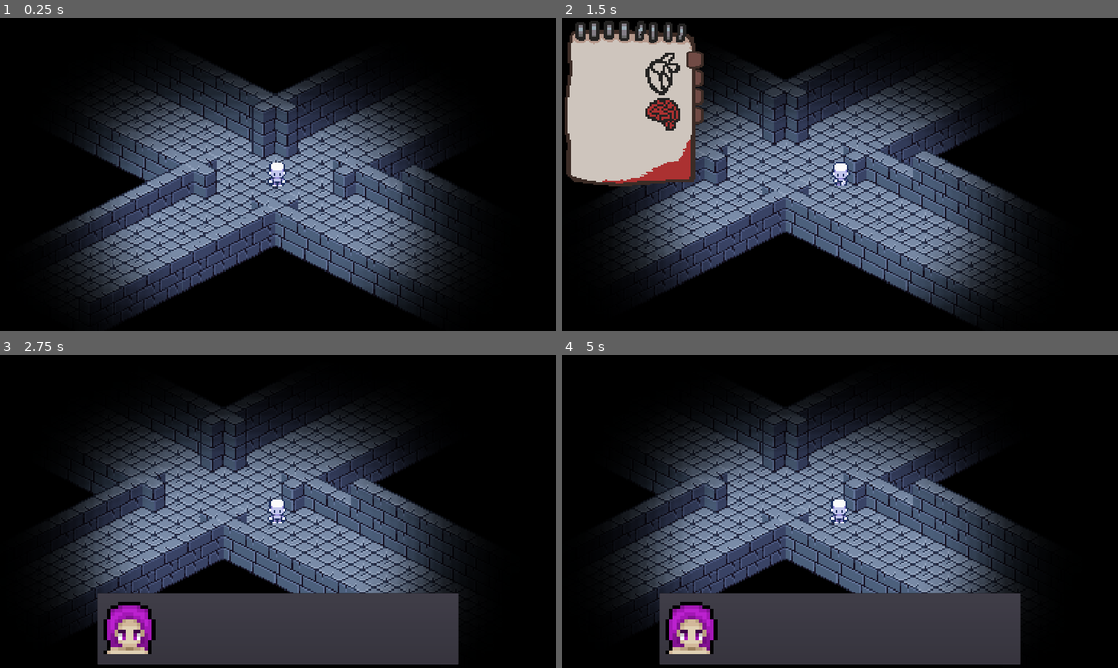
Above: before the commit, frames 1-4 (two rows, left to right).
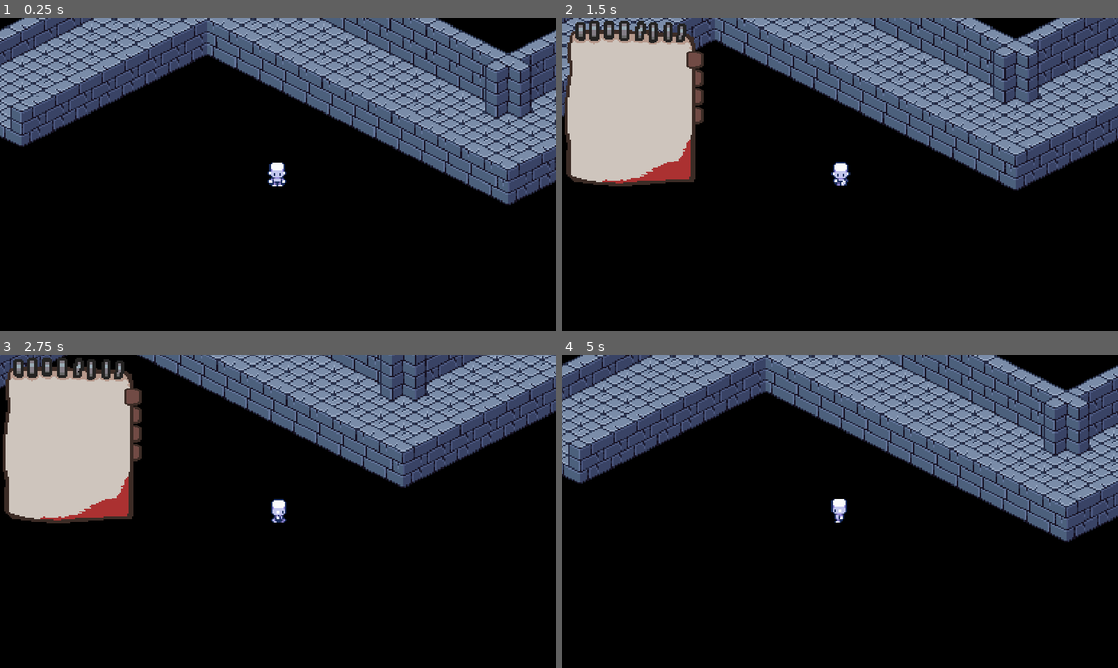
Above: after the commit, the same moments.

Repository: yeszvq/podval2_demo
Game: Godot game, scene res://scene/level/test_level.tscn
Two runs of this game, one before a commit and one after it. Both use one fixed random seed, a clock stepped at 60 frames per second and the inputs below.
Inputs (mouse positions are in pixels of both pictures, inside the frame that each line leads up to):
- Up to frame 1 (0.25 s): no input
- Up to frame 2 (1.5 s): tap Enter at 0.5 s; move the mouse to (962, 158) at 0.52 s; hold D (right) 0.53-1.28 s; click (962, 158) at 0.6 s; tap Tab (open_notebook) at 0.8, 1.35 s; move the mouse to (728, 190) at 1.27 s; hold S (down) from 1.28 s (still down); click (728, 190) at 1.42 s
- Up to frame 3 (2.75 s): tap T (test) at 1.55, 2.1 s; move the mouse to (333, 442) at 2.02 s; release S (down) at 2.03 s; hold D (right) from 2.03 s (still down); click (333, 442) at 2.17 s; tap E (action, bound only after the commit) at 2.3 s
- Up to frame 4 (5 s): move the mouse to (812, 574) at 2.77 s; release D (right) at 2.78 s; hold W (up) 2.78-3.53 s; tap E (action, bound only after the commit) at 2.85 s; click (812, 574) at 3.05 s; move the mouse to (1006, 558) at 3.52 s; hold A (left) from 3.53 s (still down); click (1006, 558) at 3.6 s; tap Tab (open_notebook) at 3.8, 4.35 s; move the mouse to (673, 464) at 4.27 s; click (673, 464) at 4.42 s; tap T (test) at 4.55 s

The runs differ from the first frame. In frame 1, 68% of the frame differs, in the area x 0-100%, y 0-97%; in frame 2, 57%; in frame 3, 73%; in frame 4, 77%, in the area x 0-100%, y 0-99%.

Commit message:
Добавление взаимодействия с предметами и диалоговой системы

Diff:
--- /dev/null
+++ b/assets/fonts/font_30.tres
@@ -0,0 +1,7 @@
+[gd_resource type="DynamicFont" load_steps=2 format=2]
+
+[ext_resource path="res://assets/fonts/PixCyrillic.ttf" type="DynamicFontData" id=1]
+
+[resource]
+size = 30
+font_data = ExtResource( 1 )
--- a/assets/json-data/items.json
+++ b/assets/json-data/items.json
@@ -10,7 +10,7 @@
         "stackable": false
     },
     "apple": {
-        "name": "Apple",
+        "name": "Яблоко",
         "icon": "apple.png",
         "stackable": true,
         "count": 1
--- a/assets/json-data/notes.json
+++ b/assets/json-data/notes.json
@@ -1,14 +1,14 @@
 {
     "note_1": {
-        "name": "Пробуждение в тёмном месте",
+        "name": "Пробуждение",
         "desc": "Вокруг темно и никого... Какое-то описание записки"
     },
     "note_2": {
-        "name": "Пора решить, что стоит делать",
+        "name": "Выбор",
         "desc": "Пора идти в перёд. а то будет плохо"
     },
     "note_3": {
-        "name": "Я чувствую себя не в безопасности",
+        "name": "Страх",
         "desc": "Вокруг полно монстров"
     },
     "note_4": {
--- a/project.godot
+++ b/project.godot
@@ -121,6 +121,19 @@
 "events": [ Object(InputEventKey,"resource_local_to_scene":false,"resource_name":"","device":0,"alt":false,"shift":false,"control":false,"meta":false,"command":false,"pressed":false,"scancode":0,"physical_scancode":84,"unicode":0,"echo":false,"script":null)
  ]
 }
+action={
+"deadzone": 0.5,
+"events": [ Object(InputEventKey,"resource_local_to_scene":false,"resource_name":"","device":0,"alt":false,"shift":false,"control":false,"meta":false,"command":false,"pressed":false,"scancode":0,"physical_scancode":69,"unicode":0,"echo":false,"script":null)
+ ]
+}
+
+[layer_names]
+
+2d_physics/layer_1="Пол"
+2d_physics/layer_2="Игрок"
+2d_physics/layer_3="Предмет подбираемый"
+2d_physics/layer_4="Предмет взаимодействия"
+2d_physics/layer_5="Стена"
 
 [mono]
 
--- a/scene/characters/hero.tscn
+++ b/scene/characters/hero.tscn
@@ -1,7 +1,8 @@
-[gd_scene load_steps=4 format=2]
+[gd_scene load_steps=5 format=2]
 
 [ext_resource path="res://assets/resourse/hero_spriteframes.tres" type="SpriteFrames" id=1]
 [ext_resource path="res://scripts/hero.gd" type="Script" id=2]
+[ext_resource path="res://assets/sprites/ui/notebook/Exclamation-Mark.png" type="Texture" id=3]
 
 [sub_resource type="RectangleShape2D" id=1]
 extents = Vector2( 3.5, 1.5 )
@@ -25,4 +26,15 @@
 wait_time = 0.5
 autostart = true
 
+[node name="TextureRect" type="TextureRect" parent="."]
+visible = false
+show_behind_parent = true
+margin_left = -2.0
+margin_top = -20.0
+margin_right = 2.0
+margin_bottom = -10.0
+rect_min_size = Vector2( 3, 10 )
+texture = ExtResource( 3 )
+expand = true
+
 [connection signal="timeout" from="Timer" to="." method="_on_Timer_timeout"]
--- a/scene/level/test_level.tscn
+++ b/scene/level/test_level.tscn
@@ -14,7 +14,8 @@
 [ext_resource path="res://assets/sprites/ui/notebook/brain_white.png" type="Texture" id=12]
 [ext_resource path="res://assets/sprites/ui/notebook/braind_red.png" type="Texture" id=13]
 [ext_resource path="res://assets/sprites/ui/notebook/heart_red.png" type="Texture" id=14]
-[ext_resource path="res://assets/light/Extra_59.png" type="Texture" id=15]
+[ext_resource path="res://assets/fonts/font_30.tres" type="DynamicFont" id=15]
+[ext_resource path="res://assets/light/light.png" type="Texture" id=16]
 
 [sub_resource type="TileSet" id=1]
 0/name = "image_2.png 0"
@@ -55,6 +56,9 @@
 
 [sub_resource type="ConvexPolygonShape2D" id=10]
 points = PoolVector2Array( 15.3567, 15.4443, 32, 23.3516, 24.3881, 27.9642, 15.473, 24.4757, 8.10831, 27.9642, 0.356049, 23.8943 )
+
+[sub_resource type="OccluderPolygon2D" id=13]
+polygon = PoolVector2Array( 15.3564, 14.2258, 30.8609, 9.38065, 15.8409, 0.659363, 0.17485, 8.08862 )
 
 [sub_resource type="ConvexPolygonShape2D" id=4]
 points = PoolVector2Array( 0, 22.7049, 15.5825, 14.7976, 31.6297, 24.1003, 15.3499, 31.5424, 15.3499, 32 )
@@ -235,6 +239,7 @@
 8/region = Rect2( 0, 0, 32, 32 )
 8/tile_mode = 0
 8/occluder_offset = Vector2( 0, 0 )
+8/occluder = SubResource( 13 )
 8/navigation_offset = Vector2( 0, 0 )
 8/shape_offset = Vector2( 0, 0 )
 8/shape_transform = Transform2D( 1, 0, 0, 1, 0, 0 )
@@ -249,6 +254,34 @@
 "shape_transform": Transform2D( 1, 0, 0, 1, 0, 0 )
 } ]
 8/z_index = 1
+9/name = "image_2.png 9"
+9/texture = ExtResource( 2 )
+9/tex_offset = Vector2( 0, 0 )
+9/modulate = Color( 1, 1, 1, 1 )
+9/region = Rect2( 144, 80, 0, 0 )
+9/tile_mode = 0
+9/occluder_offset = Vector2( 0, 0 )
+9/navigation_offset = Vector2( 0, 0 )
+9/shape_offset = Vector2( 0, 0 )
+9/shape_transform = Transform2D( 1, 0, 0, 1, 0, 0 )
+9/shape_one_way = false
+9/shape_one_way_margin = 0.0
+9/shapes = [  ]
+9/z_index = 0
+10/name = "image_2.png 10"
+10/texture = ExtResource( 2 )
+10/tex_offset = Vector2( 0, -16 )
+10/modulate = Color( 1, 1, 1, 1 )
+10/region = Rect2( 128, 64, 32, 32 )
+10/tile_mode = 0
+10/occluder_offset = Vector2( 0, 0 )
+10/navigation_offset = Vector2( 0, 0 )
+10/shape_offset = Vector2( 0, 0 )
+10/shape_transform = Transform2D( 1, 0, 0, 1, 0, 0 )
+10/shape_one_way = false
+10/shape_one_way_margin = 0.0
+10/shapes = [  ]
+10/z_index = 0
 
 [sub_resource type="TileSet" id=3]
 0/name = "image_2.png 0"
@@ -498,7 +531,6 @@
 custom_constants/margin_bottom = 20
 
 [node name="notebook_notes" type="PanelContainer" parent="CanvasLayer/HUD/MarginContainer/VBoxContainer/notebook/TextureRect/MarginContainer" groups=["notebook_content_page"]]
-visible = false
 margin_left = 31.0
 margin_top = 80.0
 margin_right = 407.0
@@ -540,6 +572,7 @@
 valign = 1
 
 [node name="notebook_status" type="PanelContainer" parent="CanvasLayer/HUD/MarginContainer/VBoxContainer/notebook/TextureRect/MarginContainer" groups=["notebook_content_page"]]
+visible = false
 margin_left = 31.0
 margin_top = 80.0
 margin_right = 407.0
@@ -548,7 +581,7 @@
 
 [node name="VBoxContainer" type="VBoxContainer" parent="CanvasLayer/HUD/MarginContainer/VBoxContainer/notebook/TextureRect/MarginContainer/notebook_status"]
 margin_right = 376.0
-margin_bottom = 470.0
+margin_bottom = 859.0
 
 [node name="Label" type="Label" parent="CanvasLayer/HUD/MarginContainer/VBoxContainer/notebook/TextureRect/MarginContainer/notebook_status/VBoxContainer"]
 margin_right = 376.0
@@ -661,8 +694,8 @@
 margin_bottom = 470.0
 
 [node name="Label" type="Label" parent="CanvasLayer/HUD/MarginContainer/VBoxContainer/notebook/TextureRect/MarginContainer/notebook_map/VBoxContainer"]
-margin_right = 40.0
-margin_bottom = 14.0
+margin_right = 376.0
+margin_bottom = 40.0
 custom_colors/font_color = Color( 0, 0, 0, 1 )
 custom_fonts/font = ExtResource( 8 )
 text = "Карта"
@@ -683,28 +716,36 @@
 
 [node name="HBoxContainer" type="HBoxContainer" parent="CanvasLayer/HUD/MarginContainer/VBoxContainer/notebook/TextureRect/MarginContainer/note_shablon/VBoxContainer"]
 margin_right = 376.0
-margin_bottom = 26.0
+margin_bottom = 40.0
 
 [node name="note_shablon_name" type="Label" parent="CanvasLayer/HUD/MarginContainer/VBoxContainer/notebook/TextureRect/MarginContainer/note_shablon/VBoxContainer/HBoxContainer"]
-margin_right = 210.0
-margin_bottom = 26.0
+margin_right = 194.0
+margin_bottom = 40.0
+size_flags_vertical = 1
 custom_colors/font_color = Color( 0, 0, 0, 1 )
-custom_fonts/font = ExtResource( 9 )
-text = "Название заметки"
+custom_fonts/font = ExtResource( 8 )
+text = "Тут  текст"
+
+[node name="Control" type="Control" parent="CanvasLayer/HUD/MarginContainer/VBoxContainer/notebook/TextureRect/MarginContainer/note_shablon/VBoxContainer/HBoxContainer"]
+margin_left = 198.0
+margin_right = 340.0
+margin_bottom = 40.0
+size_flags_horizontal = 3
 
 [node name="TextureRect" type="TextureRect" parent="CanvasLayer/HUD/MarginContainer/VBoxContainer/notebook/TextureRect/MarginContainer/note_shablon/VBoxContainer/HBoxContainer"]
-margin_left = 214.0
-margin_right = 230.0
-margin_bottom = 26.0
+margin_left = 344.0
+margin_right = 376.0
+margin_bottom = 40.0
+rect_min_size = Vector2( 32, 32 )
 texture = ExtResource( 11 )
-stretch_mode = 4
+stretch_mode = 1
 
 [node name="note_shablon_content" type="Label" parent="CanvasLayer/HUD/MarginContainer/VBoxContainer/notebook/TextureRect/MarginContainer/note_shablon/VBoxContainer"]
-margin_top = 30.0
-margin_right = 376.0
-margin_bottom = 73.0
+margin_top = 44.0
+margin_right = 376.0
+margin_bottom = 143.0
 custom_colors/font_color = Color( 0, 0, 0, 1 )
-custom_fonts/font = ExtResource( 9 )
+custom_fonts/font = ExtResource( 15 )
 text = "Тут какой-то текст в общем мне пизда и хз что делать, вооот"
 autowrap = true
 
@@ -813,6 +854,68 @@
 valign = 1
 autowrap = true
 
+[node name="dialog_chose" type="PanelContainer" parent="CanvasLayer/HUD/MarginContainer"]
+visible = false
+margin_left = 10.0
+margin_top = 10.0
+margin_right = 1910.0
+margin_bottom = 1070.0
+custom_styles/panel = ExtResource( 3 )
+
+[node name="VBoxContainer" type="VBoxContainer" parent="CanvasLayer/HUD/MarginContainer/dialog_chose"]
+margin_right = 1900.0
+margin_bottom = 1060.0
+
+[node name="Control" type="Control" parent="CanvasLayer/HUD/MarginContainer/dialog_chose/VBoxContainer"]
+margin_right = 1900.0
+margin_bottom = 426.0
+size_flags_vertical = 3
+
+[node name="PanelContainer" type="PanelContainer" parent="CanvasLayer/HUD/MarginContainer/dialog_chose/VBoxContainer"]
+margin_top = 430.0
+margin_right = 1900.0
+margin_bottom = 630.0
+custom_styles/panel = ExtResource( 3 )
+
+[node name="HBoxContainer" type="HBoxContainer" parent="CanvasLayer/HUD/MarginContainer/dialog_chose/VBoxContainer/PanelContainer"]
+margin_right = 1900.0
+margin_bottom = 200.0
+
+[node name="Control" type="Control" parent="CanvasLayer/HUD/MarginContainer/dialog_chose/VBoxContainer/PanelContainer/HBoxContainer"]
+margin_right = 796.0
+margin_bottom = 200.0
+size_flags_horizontal = 3
+
+[node name="PanelContainer" type="PanelContainer" parent="CanvasLayer/HUD/MarginContainer/dialog_chose/VBoxContainer/PanelContainer/HBoxContainer"]
+margin_left = 800.0
+margin_right = 1100.0
+margin_bottom = 200.0
+rect_min_size = Vector2( 300, 200 )
+
+[node name="MarginContainer" type="MarginContainer" parent="CanvasLayer/HUD/MarginContainer/dialog_chose/VBoxContainer/PanelContainer/HBoxContainer/PanelContainer"]
+margin_left = 7.0
+margin_top = 7.0
+margin_right = 293.0
+margin_bottom = 193.0
+size_flags_horizontal = 3
+size_flags_vertical = 3
+
+[node name="VBoxContainer" type="VBoxContainer" parent="CanvasLayer/HUD/MarginContainer/dialog_chose/VBoxContainer/PanelContainer/HBoxContainer/PanelContainer/MarginContainer"]
+margin_right = 286.0
+margin_bottom = 186.0
+
+[node name="Control2" type="Control" parent="CanvasLayer/HUD/MarginContainer/dialog_chose/VBoxContainer/PanelContainer/HBoxContainer"]
+margin_left = 1104.0
+margin_right = 1900.0
+margin_bottom = 200.0
+size_flags_horizontal = 3
+
+[node name="Control2" type="Control" parent="CanvasLayer/HUD/MarginContainer/dialog_chose/VBoxContainer"]
+margin_top = 634.0
+margin_right = 1900.0
+margin_bottom = 1060.0
+size_flags_vertical = 3
+
 [node name="map_layer_1" type="TileMap" parent="."]
 mode = 1
 tile_set = SubResource( 1 )
@@ -824,14 +927,22 @@
 [node name="YSort" type="YSort" parent="."]
 
 [node name="hero" parent="YSort" instance=ExtResource( 1 )]
-position = Vector2( -142, -17 )
+position = Vector2( -95, 115 )
 z_index = 1
+collision_layer = 2
+collision_mask = 28
 
 [node name="Light2D" type="Light2D" parent="YSort/hero"]
-position = Vector2( -13, 0 )
-texture = ExtResource( 15 )
-texture_scale = 3.0
+visible = false
+position = Vector2( -2, 1 )
+rotation = -3.6596
+scale = Vector2( 0.292654, 0.292654 )
+texture = ExtResource( 16 )
+texture_scale = 4.65
+color = Color( 0.878431, 0.827451, 0.827451, 1 )
 mode = 2
+shadow_enabled = true
+shadow_color = Color( 0.733333, 0.0196078, 0.0196078, 0 )
 
 [node name="map_layer_2" type="TileMap" parent="YSort"]
 z_index = 1
@@ -840,6 +951,8 @@
 cell_size = Vector2( 32, 16 )
 cell_quadrant_size = 32
 cell_y_sort = true
+collision_layer = 16
+collision_mask = 2
 format = 1
 tile_data = PoolIntArray( -917524, 7, 0, -917523, 0, 0, -917522, 0, 0, -917521, 0, 0, -917520, 0, 0, -917519, 6, 0, -85 …(2456 unchanged characters)…
 
@@ -852,6 +965,7 @@
 tile_data = PoolIntArray( -983061, 6, 0, -983060, 0, 0, -983059, 0, 0, -983058, 0, 0, -983057, 0, 0, -983056, 4, 0, -91 …(1104 unchanged characters)…
 
 [node name="CanvasModulate" type="CanvasModulate" parent="."]
+visible = false
 color = Color( 0, 0, 0, 1 )
 
 [connection signal="gui_input" from="CanvasLayer/HUD/MarginContainer/VBoxContainer/notebook/TextureRect/MarginContainer/note_shablon/VBoxContainer/HBoxContainer/TextureRect" to="CanvasLayer/HUD" method="_on_TextureRect_gui_input"]
--- /dev/null
+++ b/scene/object/button_chose.tscn
@@ -0,0 +1,11 @@
+[gd_scene load_steps=2 format=2]
+
+[ext_resource path="res://assets/fonts/font_25.tres" type="DynamicFont" id=1]
+
+[node name="Button" type="Button"]
+margin_top = 51.0
+margin_right = 286.0
+margin_bottom = 91.0
+rect_min_size = Vector2( 0, 40 )
+custom_fonts/font = ExtResource( 1 )
+text = "Выбор 1"
--- /dev/null
+++ b/scene/object/control_expand_vertical.tscn
@@ -0,0 +1,6 @@
+[gd_scene format=2]
+
+[node name="Control2" type="Control"]
+margin_right = 286.0
+margin_bottom = 47.0
+size_flags_vertical = 3
--- /dev/null
+++ b/scene/object/item_dialog.tscn
@@ -0,0 +1,28 @@
+[gd_scene load_steps=4 format=2]
+
+[ext_resource path="res://scripts/object/item_dialog.gd" type="Script" id=1]
+[ext_resource path="res://assets/sprites/object/test_object.png" type="Texture" id=2]
+
+[sub_resource type="RectangleShape2D" id=14]
+extents = Vector2( 17.5, 22 )
+
+[node name="item_dialog" type="StaticBody2D"]
+position = Vector2( -164, 106 )
+z_index = 1
+script = ExtResource( 1 )
+item = "apple"
+
+[node name="Sprite" type="Sprite" parent="."]
+z_index = 1
+texture = ExtResource( 2 )
+
+[node name="Area2D" type="Area2D" parent="."]
+collision_layer = 8
+collision_mask = 2
+
+[node name="CollisionShape2D" type="CollisionShape2D" parent="Area2D"]
+position = Vector2( -0.5, -2 )
+shape = SubResource( 14 )
+
+[connection signal="body_entered" from="Area2D" to="." method="_on_Area2D_body_entered"]
+[connection signal="body_exited" from="Area2D" to="." method="_on_Area2D_body_exited"]
--- /dev/null
+++ b/scene/object/item_duo.tscn
@@ -0,0 +1,26 @@
+[gd_scene load_steps=4 format=2]
+
+[ext_resource path="res://scripts/object/item_duo.gd" type="Script" id=1]
+[ext_resource path="res://assets/sprites/object/test_object.png" type="Texture" id=2]
+
+[sub_resource type="RectangleShape2D" id=14]
+extents = Vector2( 16.5, 19.5 )
+
+[node name="item_duo" type="StaticBody2D"]
+position = Vector2( -149, 111 )
+script = ExtResource( 1 )
+item = "sword"
+
+[node name="Sprite" type="Sprite" parent="."]
+texture = ExtResource( 2 )
+
+[node name="Area2D" type="Area2D" parent="."]
+collision_layer = 8
+collision_mask = 2
+
+[node name="CollisionShape2D" type="CollisionShape2D" parent="Area2D"]
+position = Vector2( -0.5, -2.5 )
+shape = SubResource( 14 )
+
+[connection signal="body_entered" from="Area2D" to="." method="_on_Area2D_body_entered"]
+[connection signal="body_exited" from="Area2D" to="." method="_on_Area2D_body_exited"]
--- /dev/null
+++ b/scene/object/item_pick_up.tscn
@@ -0,0 +1,25 @@
+[gd_scene load_steps=4 format=2]
+
+[ext_resource path="res://scripts/object/item_pick_up.gd" type="Script" id=1]
+[ext_resource path="res://assets/sprites/object/test_object.png" type="Texture" id=2]
+
+[sub_resource type="RectangleShape2D" id=14]
+extents = Vector2( 18.5, 22.5 )
+
+[node name="item_pick_up" type="Sprite"]
+position = Vector2( -146, 97 )
+z_index = 1
+texture = ExtResource( 2 )
+script = ExtResource( 1 )
+item = "apple"
+
+[node name="Area2D" type="Area2D" parent="."]
+collision_layer = 4
+collision_mask = 2
+
+[node name="CollisionShape2D" type="CollisionShape2D" parent="Area2D"]
+position = Vector2( 0.5, -0.5 )
+shape = SubResource( 14 )
+
+[connection signal="body_entered" from="Area2D" to="." method="_on_Area2D_body_entered"]
+[connection signal="body_exited" from="Area2D" to="." method="_on_Area2D_body_exited"]
--- a/scene/ui/itemslot.tscn
+++ b/scene/ui/itemslot.tscn
@@ -2,7 +2,7 @@
 
 [ext_resource path="res://assets/resourse/theme and stylebox/styleboxflat_modulate_0.tres" type="StyleBox" id=1]
 [ext_resource path="res://assets/sprites/items/apple.png" type="Texture" id=2]
-[ext_resource path="res://assets/fonts/font_25.tres" type="DynamicFont" id=3]
+[ext_resource path="res://assets/fonts/font_30.tres" type="DynamicFont" id=3]
 
 [node name="itemslot" type="PanelContainer"]
 margin_top = 44.0
@@ -12,18 +12,19 @@
 
 [node name="HBoxContainer" type="HBoxContainer" parent="."]
 margin_right = 376.0
-margin_bottom = 26.0
+margin_bottom = 31.0
 
 [node name="Label" type="Label" parent="HBoxContainer"]
-margin_right = 242.0
-margin_bottom = 26.0
+margin_right = 281.0
+margin_bottom = 31.0
 custom_colors/font_color = Color( 0, 0, 0, 1 )
 custom_fonts/font = ExtResource( 3 )
 text = "- название предмета"
 
 [node name="TextureRect" type="TextureRect" parent="HBoxContainer"]
-margin_left = 246.0
-margin_right = 262.0
-margin_bottom = 26.0
+margin_left = 285.0
+margin_right = 316.0
+margin_bottom = 31.0
+rect_min_size = Vector2( 31, 31 )
 texture = ExtResource( 2 )
-stretch_mode = 4
+stretch_mode = 1
--- a/scripts/HUD.gd
+++ b/scripts/HUD.gd
@@ -7,6 +7,8 @@
 #переменные хранящие отличные от путей узлов типы
 var page_number = 0
 var dialogue
+
+var last_node_dialog
 
 
 func _ready():
@@ -42,6 +44,11 @@
 		#путь к тексту диалога 13
 	path_other.append($MarginContainer/VBoxContainer/dialogue/VBoxContainer/HBoxContainer/Label)
 
+	#Пути для работы выборов в диалоге
+		#путь для открытия кнопок выбора в диалоге 14
+	path_other.append($MarginContainer/dialog_chose)
+		#путь к узлу к которому цепляются ноды для выбора 15
+	path_other.append($MarginContainer/dialog_chose/VBoxContainer/PanelContainer/HBoxContainer/PanelContainer/MarginContainer/VBoxContainer)
 
 	#подключение сигналов
 	Events.connect("open_notebook", self, "open_notebook")
@@ -52,6 +59,8 @@
 	path_other[10].connect("gui_input", self, "update_dialogue")
 	pass # Replace with function body.
 
+
+#функция для продолжения диалога при клике по диалогу
 func update_dialogue(event = null):
 	if (event is InputEventMouseButton && event.is_action_released("left_mouse_button")) || event == null:
 		if page_number == dialogue.size():
@@ -59,18 +68,44 @@
 			Events.emit_signal("end_dialog")
 			return
 		var temp = dialogue[page_number].split("#")
-		path_other[11].texture = load("res://assets/sprites/characters/head/" + temp[0] + ".png")
-		path_other[12].text = temp[1]
-		path_other[13].text = temp[2]
-		page_number += 1
-	pass
-
+		if temp[0] != "chose":
+			path_other[11].texture = load("res://assets/sprites/characters/head/" + temp[0] + ".png")
+			path_other[12].text = temp[1]
+			path_other[13].text = temp[2]
+			page_number += 1
+		elif temp[0] == "chose":
+			path_other[14].visible = true
+			path_other[15].add_child(preload("res://scene/object/control_expand_vertical.tscn").instance())
+			for i in temp.size() - 1:
+				var temp_button = preload("res://scene/object/button_chose.tscn").instance()
+				var temp_2 = temp[i+1].split("_")
+				temp_button.text = temp_2[0]
+				temp_button.connect("button_up", self, "button_chose_action", [temp_2[1], temp_2[2]])
+				path_other[15].add_child(temp_button)
+			path_other[15].add_child(preload("res://scene/object/control_expand_vertical.tscn").instance())
+			page_number += 1
+	pass
+
+#функция при нажатия на кнопки выбора в диалогах
+func button_chose_action(name_func, value):
+	print(name_func + " " + value)
+	match name_func:
+		"addItem":
+			Inventory.add_item(Global.items[value])
+			path_other[13].text = str("Я подобрал " + Global.items[value]["name"].to_lower())
+		"nothing":
+			path_other[13].text = str("Я просто отойду")
+		"remove":
+			Inventory.remove_item(Global.items[value])
+	path_other[14].visible = false
+	pass
 
 #диалог
 func start_dialogue(name_path):
+	print(last_node_dialog)
+	page_number = 0
 	#открываем файл и считываем с него информацию
 	var temp = str("res://assets/dialogue/" + name_path + ".txt")
-	print(temp)
 	var file = File.new()
 	file.open(temp, File.READ)
 	temp = file.get_as_text()
--- a/scripts/global/Events.gd
+++ b/scripts/global/Events.gd
@@ -11,5 +11,9 @@
 signal open_notebook
 
 #сигнал о начале диалога
-signal start_dialogue(name_path)
+signal start_dialogue
 signal end_dialog
+
+#сигнал о появление восклицательного знака у героя
+signal znak_show
+signal znak_hide
--- a/scripts/hero.gd
+++ b/scripts/hero.gd
@@ -11,6 +11,21 @@
 func _ready():
 	Events.connect("update_hero_parametrs", self, "update_hero_parametrs")
 	Events.connect("end_dialog", self, "end_dialog")
+	Events.connect("znak_show", self, "znak_show")
+	Events.connect("znak_hide", self, "znak_hide")
+	Events.connect("start_dialogue", self, "start_dialog")
+	pass
+
+func start_dialog(name_path):
+	dialog_open = true
+	pass
+
+func znak_show():
+	$TextureRect.visible = true
+	pass
+
+func znak_hide():
+	$TextureRect.visible = false
 	pass
 
 func end_dialog():
@@ -44,12 +59,9 @@
 	velocity = input_direction * speed
 
 func _input(event):
-	if Input.is_action_just_released("open_notebook") && dialog_open == false:
-		Events.emit_signal("open_notebook")
-	if Input.is_action_just_released("test") && dialog_open == false:
-		var temp = "test"
-		Events.emit_signal("start_dialogue", temp)
-		dialog_open = true
+	if dialog_open == false:
+		if Input.is_action_just_released("open_notebook") && dialog_open == false:
+			Events.emit_signal("open_notebook")
 	pass
 
 func _process(delta):
--- /dev/null
+++ b/scripts/object/item_dialog.gd
@@ -0,0 +1,26 @@
+extends StaticBody2D
+
+export var item = ""
+
+var out = true
+
+func _ready():
+	$Sprite.texture = load("res://assets/sprites/items/" + Global.items[item]["icon"])
+	pass
+
+func _on_Area2D_body_entered(body):
+	out = false
+	Events.emit_signal("znak_show")
+	pass # Replace with function body.
+
+func _input(event):
+	if Input.is_action_just_released("action") && out == false:
+		Events.emit_signal("znak_hide")
+		Events.emit_signal("start_dialogue", item)
+		#queue_free()
+	pass
+
+func _on_Area2D_body_exited(body):
+	out = true
+	Events.emit_signal("znak_hide")
+	pass # Replace with function body.
--- /dev/null
+++ b/scripts/object/item_duo.gd
@@ -0,0 +1,34 @@
+extends StaticBody2D
+
+export var item = ""
+
+var out = true
+var active = true
+var activated = false
+
+func _ready():
+	$Sprite.texture = load("res://assets/sprites/items/" + Global.items[item]["icon"])
+	pass
+
+func _on_Area2D_body_entered(body):
+	out = false
+	Events.emit_signal("znak_show")
+	pass # Replace with function body.
+
+func _input(event):
+	if Input.is_action_just_released("action") && out == false:
+		#print("я сука")
+		Events.emit_signal("znak_hide")
+		if active == true && activated == false:
+			Events.emit_signal("start_dialogue", str("test_" + item))
+			active = false
+			activated = true
+		elif active == false && activated == false:
+			Events.emit_signal("start_dialogue", "null")
+	pass
+
+func _on_Area2D_body_exited(body):
+	activated = false
+	out = true
+	Events.emit_signal("znak_hide")
+	pass # Replace with function body.
--- /dev/null
+++ b/scripts/object/item_pick_up.gd
@@ -0,0 +1,26 @@
+extends Sprite
+
+export var item = "apple"
+
+var out = true
+
+func _ready():
+	texture = load("res://assets/sprites/items/" + Global.items[item]["icon"])
+	pass
+
+func _on_Area2D_body_entered(body):
+	out = false
+	Events.emit_signal("znak_show")
+	pass # Replace with function body.
+
+func _input(event):
+	if Input.is_action_just_released("action") && out == false:
+		Events.emit_signal("znak_hide")
+		Inventory.add_item(Global.items[item])
+		queue_free()
+	pass
+
+func _on_Area2D_body_exited(body):
+	out = true
+	Events.emit_signal("znak_hide")
+	pass # Replace with function body.
Not shown, added: .mono/metadata/ide_messaging_meta.txt
Not shown, added: assets/dialogue/apple.txt
Not shown, added: assets/dialogue/null.txt
Not shown, removed: assets/dialogue/test.txt
Not shown, added: assets/dialogue/test_apple.txt
Not shown, added: assets/dialogue/test_sword.txt
Binary file added: assets/light/Shutterstock-SrDTCPd1O1M.jpg
Not shown, added: assets/light/Shutterstock-SrDTCPd1O1M.jpg.import
Binary file added: assets/light/TriTell.png
Not shown, added: assets/light/TriTell.png.import
Binary file added: assets/sprites/object/test_object.png
Not shown, added: assets/sprites/object/test_object.png.import
(and 6 more such lines)
